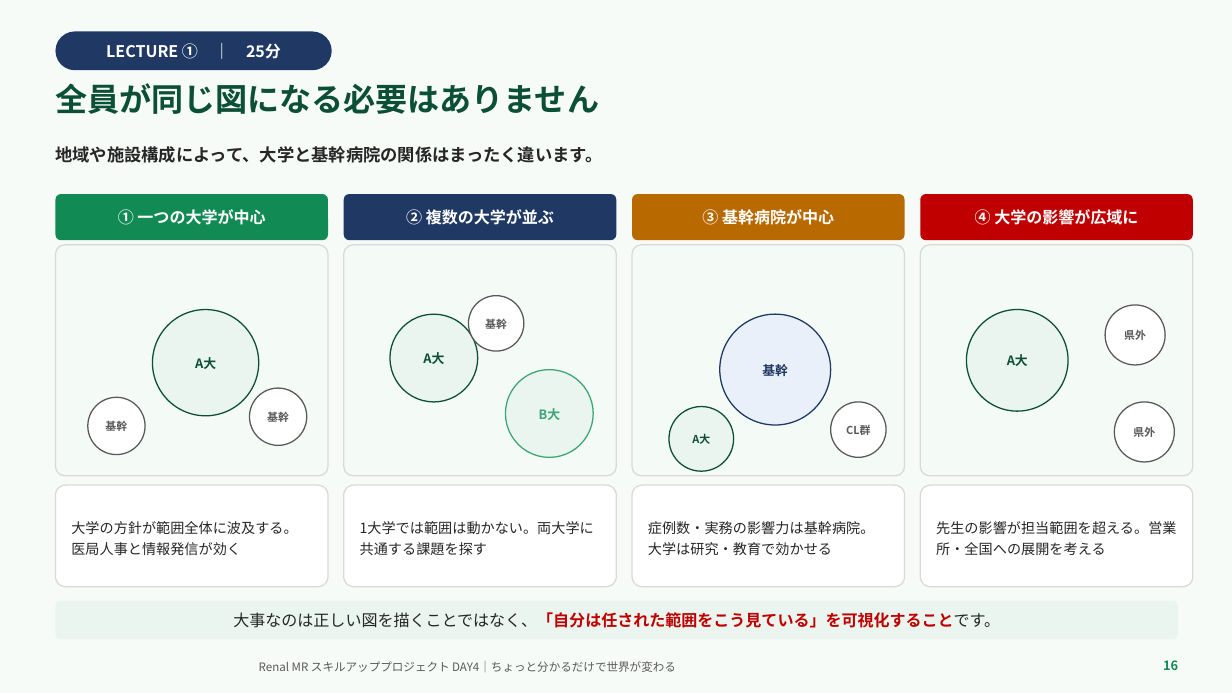
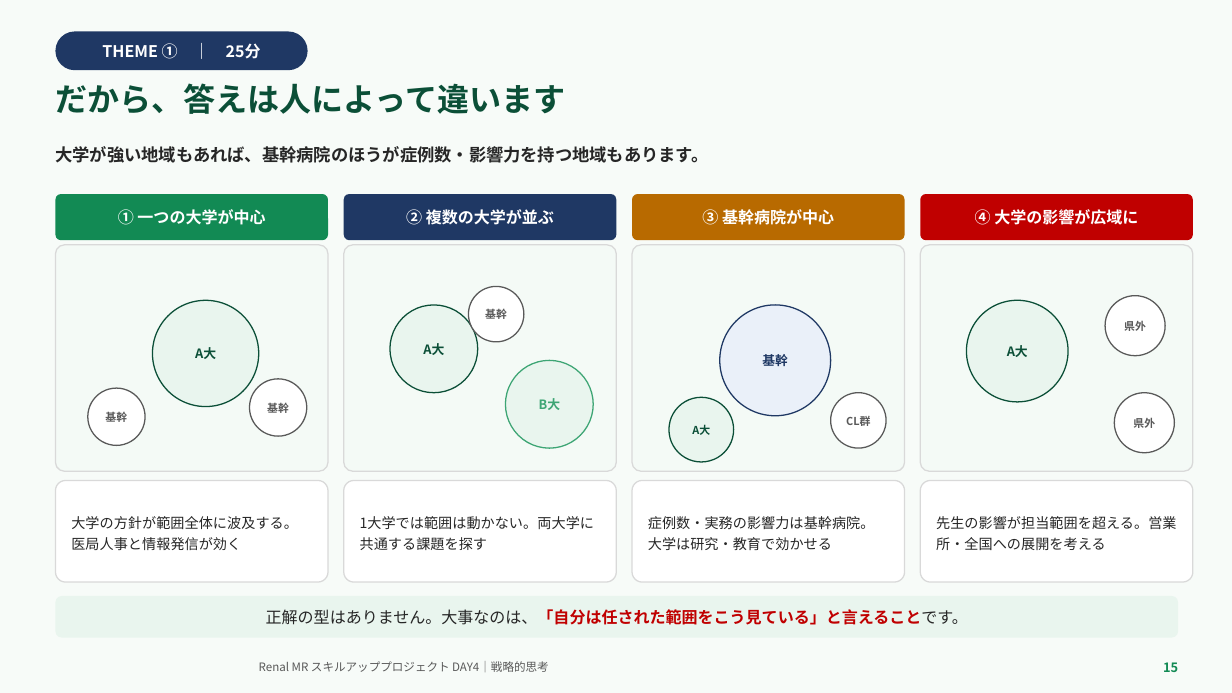
Before and after one commit to TAKUYA-1187/Claude, a slide deck: slide 15 of novartis_training/DAY4_ちょっと分かるだけで世界が変わる.pptx (slide 16 before the commit). Drawn at 1232x693 pixels with LibreOffice and Linux fonts; fonts in the diff are those of the drawing; background and template pictures are left out. Boxes give left, top, right and bottom in pixels: in the first picture for what was removed or moved away, otherwise in the second. Text is boxed around its words. In the diff, an @@ line names an element or a change of style, - is before the commit and + after.

```diff
--- a/novartis_training/DAY4_ちょっと分かるだけで世界が変わる.pptx
+++ b/novartis_training/DAY4_ちょっと分かるだけで世界が変わる.pptx
@@ rounded rectangle "THEME ① ｜ 25分" resized from (x1=55, y1=31, x2=332, y2=70) to (x1=55, y1=31, x2=308, y2=70) @@
@@ text in rounded rectangle at (x1=102, y1=43, x2=261, y2=59): text changed @@
-LECTURE ① ｜ 25分
+THEME ① ｜ 25分
@@ text at (x1=55, y1=83, x2=565, y2=114): text changed @@
-全員が同じ図になる必要はありません
+だから、答えは人によって違います
@@ text at (x1=55, y1=146, x2=708, y2=163): text changed @@
-地域や施設構成によって、大学と基幹病院の関係はまったく違います。
+大学が強い地域もあれば、基幹病院のほうが症例数・影響力を持つ地域もあります。
@@ rounded rectangle resized from (x1=55, y1=245, x2=328, y2=476) to (x1=55, y1=245, x2=328, y2=471) @@
@@ rounded rectangle resized from (x1=344, y1=245, x2=616, y2=476) to (x1=344, y1=245, x2=616, y2=471) @@
@@ rounded rectangle resized from (x1=632, y1=245, x2=905, y2=476) to (x1=632, y1=245, x2=905, y2=471) @@
@@ rounded rectangle resized from (x1=921, y1=245, x2=1193, y2=476) to (x1=921, y1=245, x2=1193, y2=471) @@
@@ 12 ellipses moved together from (x1=88, y1=296, x2=1175, y2=471) to (x1=88, y1=287, x2=1175, y2=462) @@
@@ 5 rounded rectangles moved together from (x1=55, y1=485, x2=1193, y2=640) to (x1=55, y1=481, x2=1193, y2=638) @@
@@ text in rounded rectangle at (x1=266, y1=609, x2=968, y2=625): text changed @@
-大事なのは正しい図を描くことではなく、「自分は任された範囲をこう見ている」を可視化することです。
+正解の型はありません。大事なのは、「自分は任された範囲をこう見ている」と言えることです。
@@ text at (x1=259, y1=661, x2=549, y2=672): text changed @@
-Renal MR スキルアッププロジェクト DAY4｜ちょっと分かるだけで世界が変わる
+Renal MR スキルアッププロジェクト DAY4｜戦略的思考
@@ text at (x1=1163, y1=662, x2=1178, y2=672): text changed @@
-16
+15
```
Also in this commit, not shown: 26 other slides changed, 3 slides added, 5 slides removed, 2 other files.
